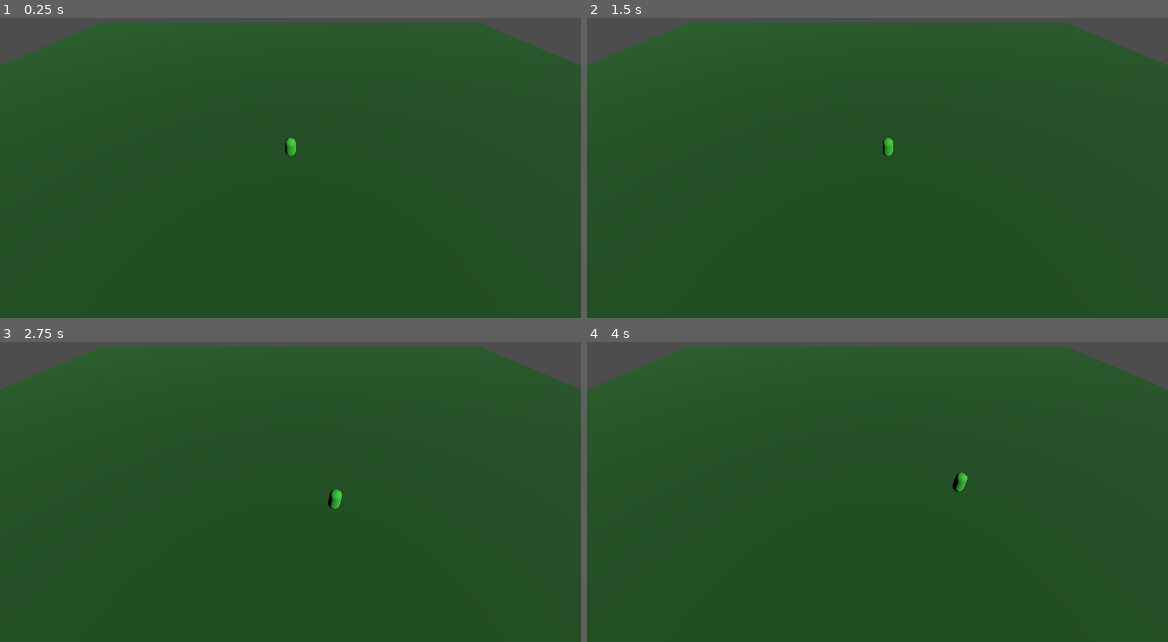
Above: before the commit, frames 1-4 (two rows, left to right).
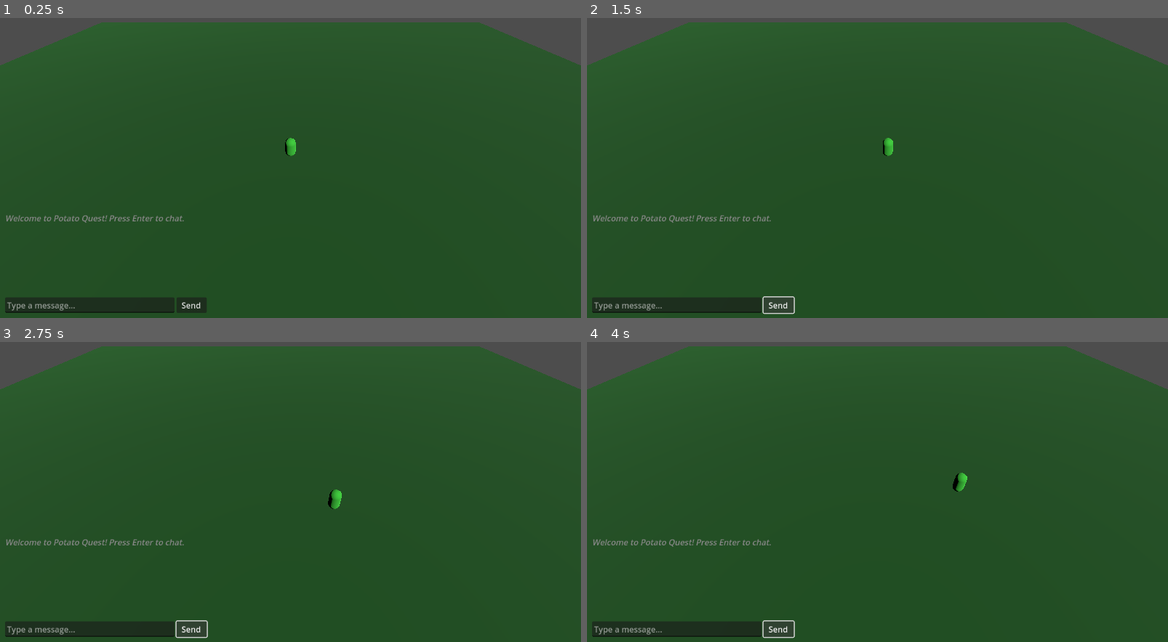
Above: after the commit, the same moments.

Repository: griffmcd/potato-quest
Game: Godot game, scene res://scenes/main_game.tscn
Same seed, same stepped clock (60 frames per second), same inputs: the game is played once before the commit and once after it. This scene is started directly instead of the project's main scene.
Inputs (mouse positions are in pixels of both pictures, inside the frame that each line leads up to):
- Up to frame 1 (0.25 s): no input
- Up to frame 2 (1.5 s): click (778, 306) at 0.5 s, where only the run after the commit has a clickable "Send"; tap Enter at 1.25 s; hold D (move_right) from 1.28 s (still down)
- Up to frame 3 (2.75 s): release D (move_right) at 2.03 s; hold S (move_backward) from 2.03 s (still down)
- Up to frame 4 (4 s): release S (move_backward) at 2.78 s; hold D (move_right) 2.78-3.53 s; hold W (move_forward) from 3.53 s (still down)

The runs differ from the first frame. In frame 1, 2.0% of the frame differs, in the area x 0-36%, y 65-99%; in frame 2, 1.8%; in frame 3, 1.8%; in frame 4, 1.8%.

Commit message:
Added chat functionality

Diff:
--- /dev/null
+++ b/potato_quest_client/scenes/chat_ui.tscn
@@ -0,0 +1,44 @@
+[gd_scene load_steps=2 format=3 uid="uid://d0mn0qvsneih5"]
+
+[ext_resource type="Script" uid="uid://d1ymtpr44651y" path="res://scripts/chat_ui.gd" id="1_ausui"]
+
+[node name="ChatUI" type="Control"]
+layout_mode = 3
+anchors_preset = 15
+anchor_right = 1.0
+anchor_bottom = 1.0
+grow_horizontal = 2
+grow_vertical = 2
+script = ExtResource("1_ausui")
+
+[node name="VBoxContainer" type="VBoxContainer" parent="."]
+layout_mode = 1
+anchors_preset = -1
+anchor_top = 1.0
+anchor_bottom = 1.0
+offset_left = 10.0
+offset_top = -210.0
+offset_right = 410.0
+offset_bottom = -10.0
+
+[node name="ChatDisplay" type="RichTextLabel" parent="VBoxContainer"]
+custom_minimum_size = Vector2(0, 150)
+layout_mode = 2
+size_flags_vertical = 3
+bbcode_enabled = true
+scroll_following = true
+
+[node name="InputContainer" type="HBoxContainer" parent="VBoxContainer"]
+custom_minimum_size = Vector2(0, 30)
+layout_mode = 2
+
+[node name="ChatInput" type="LineEdit" parent="VBoxContainer/InputContainer"]
+layout_mode = 2
+size_flags_horizontal = 3
+placeholder_text = "Type a message..."
+max_length = 200
+
+[node name="SendButton" type="Button" parent="VBoxContainer/InputContainer"]
+custom_minimum_size = Vector2(60, 0)
+layout_mode = 2
+text = "Send"
--- a/potato_quest_client/scenes/main_game.tscn
+++ b/potato_quest_client/scenes/main_game.tscn
@@ -1,8 +1,10 @@
-[gd_scene load_steps=8 format=3 uid="uid://b0x3re0tmu8kj"]
+[gd_scene load_steps=10 format=3 uid="uid://b0x3re0tmu8kj"]
 
 [ext_resource type="Script" uid="uid://dkd60fxd8dvhx" path="res://scripts/main_game.gd" id="1_d2op2"]
 [ext_resource type="PackedScene" uid="uid://b1jgetthpr4ox" path="res://scenes/remote_player.tscn" id="2_0rdsr"]
 [ext_resource type="PackedScene" uid="uid://cbmluwd2p7f3t" path="res://scenes/player.tscn" id="3_ipu61"]
+[ext_resource type="PackedScene" uid="uid://d0mn0qvsneih5" path="res://scenes/chat_ui.tscn" id="4_0rdsr"]
+[ext_resource type="Script" uid="uid://d1ymtpr44651y" path="res://scripts/chat_ui.gd" id="5_ipu61"]
 
 [sub_resource type="PlaneMesh" id="PlaneMesh_ygxny"]
 size = Vector2(100, 100)
@@ -44,3 +46,6 @@
 
 [node name="Player" parent="." instance=ExtResource("3_ipu61")]
 transform = Transform3D(1, 0, 0, 0, 1, 0, 0, 0, 1, 0, 1, 0)
+
+[node name="ChatUI" parent="." instance=ExtResource("4_0rdsr")]
+script = ExtResource("5_ipu61")
--- /dev/null
+++ b/potato_quest_client/scripts/chat_ui.gd
@@ -0,0 +1,79 @@
+extends Control
+
+## ChatUI - Handles chat display and input
+##
+## Displays chat messages from all players and allows the local players
+## to send messages.
+
+# UI references
+@onready var chat_display: RichTextLabel = $VBoxContainer/ChatDisplay
+@onready var chat_input: LineEdit = $VBoxContainer/InputContainer/ChatInput
+@onready var send_button: Button = $VBoxContainer/InputContainer/SendButton
+
+# reference to NetworkManager
+@onready var network = get_node("/root/NetworkManager")
+
+func _ready() -> void:
+    print("DEBUG ChatUI: _ready() called")
+    print("DEBUG ChatUI: chat_display = ", chat_display)
+    print("DEBUG ChatUI: chat_input = ", chat_input)
+    print("DEBUG ChatUI: send_button = ", send_button)
+    print("DEBUG ChatUI: network = ", network)
+    # Connect network signals
+    print("DEBUG ChatUI: Connecting network signals")
+    network.chat_message_received.connect(_on_chat_message_received)
+
+    # Connect UI signals
+    print("DEBUG ChatUI: Connecting UI signals")
+    send_button.pressed.connect(_on_send_button_pressed)
+    chat_input.text_submitted.connect(_on_chat_submitted)
+
+    # Initial welcome message
+    print("DEBUG ChatUI: Adding welcome message")
+    _add_system_message("Welcome to Potato Quest! Press Enter to chat.")
+    print("DEBUG ChatUI: _ready() complete")
+
+func _on_send_button_pressed() -> void:
+    _send_message()
+
+func _on_chat_submitted(_text: String) -> void:
+    _send_message()
+
+func _send_message() -> void:
+    print("DEBUG: _send_message called")
+    var message = chat_input.text.strip_edges()
+    print("DEBUG: message = ", message)
+
+    if message.is_empty():
+        print("DEBUG: message is empty, returning")
+        return
+
+    print("DEBUG: network = ", network)
+    print("DEBUG: network.player_id = ", network.player_id if network else "network is null")
+
+    if not network or network.player_id.is_empty():
+        print("DEBUG: Not connected, showing error")
+        _add_system_message("Not connected to server.")
+        return
+
+    print("DEBUG: Calling network.send_chat()")
+    network.send_chat(message)
+    print("DEBUG: Clearing input and refocusing")
+    chat_input.text = ""
+    chat_input.grab_focus()
+
+func _on_chat_message_received(player_id: String, username: String, message: String) -> void:
+    # Color code based on user
+    var color = "#00ff00" if player_id == network.player_id else "#ffff00"
+    var formatted_message = "[color=%s]%s:[/color] %s" % [color, username, message]
+    _add_message(formatted_message)
+
+func _add_message(text: String) -> void:
+    # add line break if not first message
+    if chat_display.get_parsed_text().length() > 0:
+        chat_display.append_text("\n")
+    chat_display.append_text(text)
+
+func _add_system_message(text: String) -> void:
+    var formatted = "[color=#888888][i]%s[/i][/color]" % text
+    _add_message(formatted)
Not shown, added: potato_quest_client/scripts/chat_ui.gd.uid
